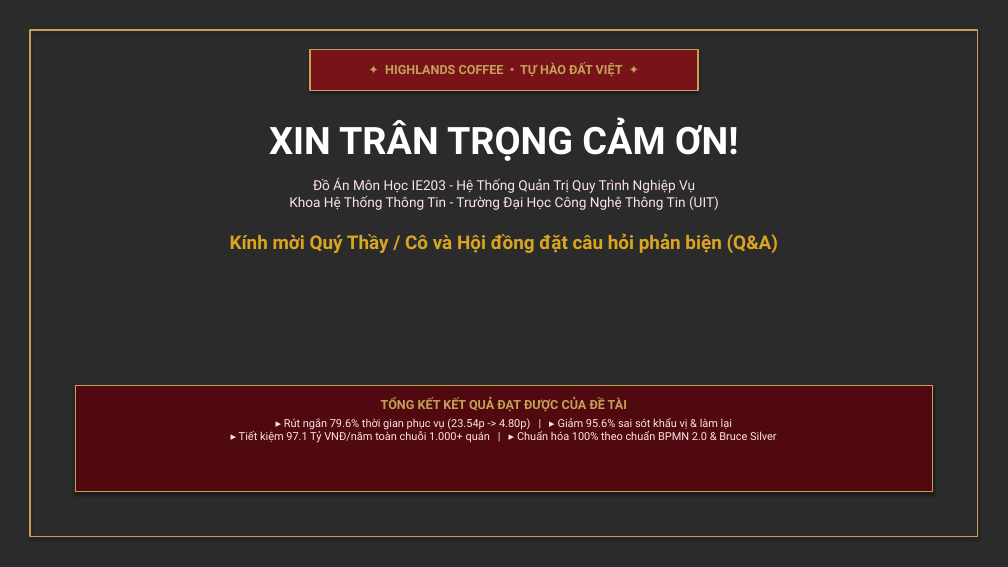
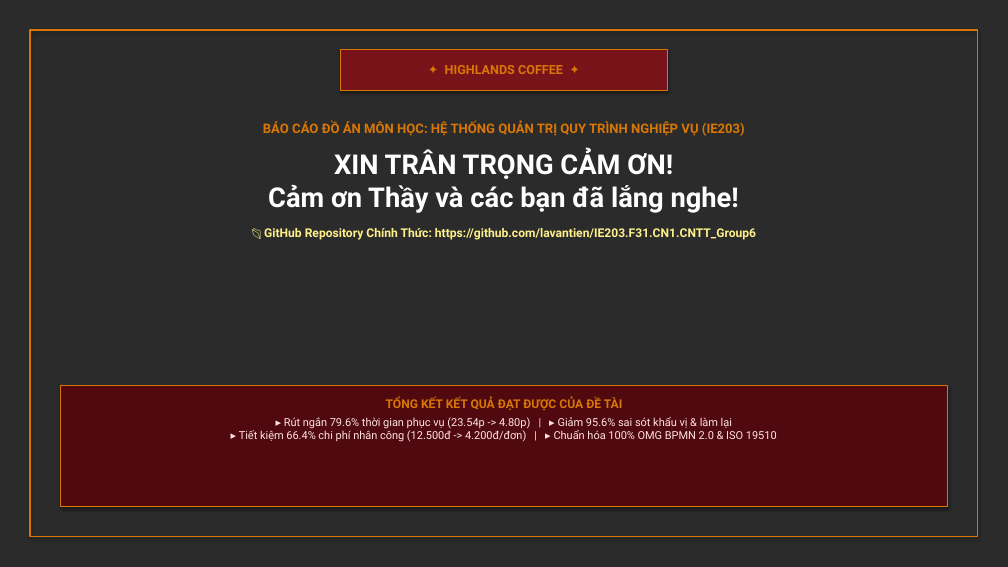
Before and after one commit to lavantien/IE203.F31.CN1.CNTT_Group6, a slide deck: slide 26 of 03_NguyenDuyNhiem/Slide_Thuyet_Trinh_Quy_Trinh_Nghiep_Vu_UIT.pptx (slide 17 before the commit). Drawn at 1008x567 pixels with LibreOffice and Linux fonts; fonts in the diff are those of the drawing; background and template pictures are left out; a plain dark background stands for a picture behind light text. Boxes give left, top, right and bottom in pixels: in the first picture for what was removed or moved away, otherwise in the second. Text is boxed around its words. In the diff, an @@ line names an element or a change of style, - is before the commit and + after.

```diff
--- a/03_NguyenDuyNhiem/Slide_Thuyet_Trinh_Quy_Trinh_Nghiep_Vu_UIT.pptx
+++ b/03_NguyenDuyNhiem/Slide_Thuyet_Trinh_Quy_Trinh_Nghiep_Vu_UIT.pptx
@@ rectangle at box(30, 30, 978, 537): outline #C5A059 1.5 pt to #D97706 1.5 pt @@
@@ rectangle "✦ HIGHLANDS COFFEE ✦": place and size @@
-rectangle "✦ HIGHLANDS COFFEE ✦" at box(310, 49, 698, 91)
+rectangle "✦ HIGHLANDS COFFEE ✦" at box(340, 49, 668, 91)
@@ rectangle "✦ HIGHLANDS COFFEE ✦" at box(340, 49, 668, 91): outline #C5A059 1.2 pt to #D97706 1.2 pt @@
@@ text in rectangle at box(445, 65, 563, 74): text changed; text colour #C5A059 to #D97706 @@
-✦ HIGHLANDS COFFEE • TỰ HÀO ĐẤT VIỆT ✦
+✦ HIGHLANDS COFFEE ✦
@@ text at box(263, 121, 756, 240): text changed; size 13 to 11.5 pt; text colour #FEE2E2 to #FEF08A; bold on @@
-XIN TRÂN TRỌNG CẢM ƠN!
-Đồ Án Môn Học IE203 - Hệ Thống Quản Trị Quy Trình Nghiệp Vụ
-Khoa Hệ Thống Thông Tin - Trường Đại Học Công Nghệ Thông Tin (UIT)
-Kính mời Quý Thầy / Cô và Hội đồng đặt câu hỏi phản biện (Q&A)
+BÁO CÁO ĐỒ ÁN MÔN HỌC: HỆ THỐNG QUẢN TRỊ QUY TRÌNH NGHIỆP VỤ (IE203)
+XIN TRÂN TRỌNG CẢM ƠN!
+Cảm ơn Thầy và các bạn đã lắng nghe!
+📂 GitHub Repository Chính Thức: https://github.com/lavantien/IE203.F31.CN1.CNTT_Group6
@@ rectangle: place and size @@
-rectangle at box(76, 386, 932, 492)
+rectangle at box(60, 386, 948, 507)
@@ rectangle at box(60, 386, 948, 507): outline #C5A059 1 pt to #D97706 1.2 pt @@
@@ text at box(239, 417, 777, 442): text changed @@
-▸ Rút ngắn 79.6% thời gian phục vụ (23.54p -> 4.80p) | ▸ Giảm 95.6% sai sót khẩu vị & làm lại
-▸ Tiết kiệm 97.1 Tỷ VNĐ/năm toàn chuỗi 1.000+ quán | ▸ Chuẩn hóa 100% theo chuẩn BPMN 2.0 & Bruce Silver
+▸ Rút ngắn 79.6% thời gian phục vụ (23.54p -> 4.80p) | ▸ Giảm 95.6% sai sót khẩu vị & làm lại
+▸ Tiết kiệm 66.4% chi phí nhân công (12.500đ -> 4.200đ/đơn) | ▸ Chuẩn hóa 100% OMG BPMN 2.0 & ISO 19510
@@ text at box(386, 397, 622, 410): size 12 to 11.5 pt, text colour #C5A059 to #D97706 in "TỔNG KẾT KẾT QUẢ ĐẠT ĐƯỢC CỦA ..." @@
```
Also in this commit, not shown: 11 other slides changed, 14 slides added, 12 slides removed, 21 other files.
